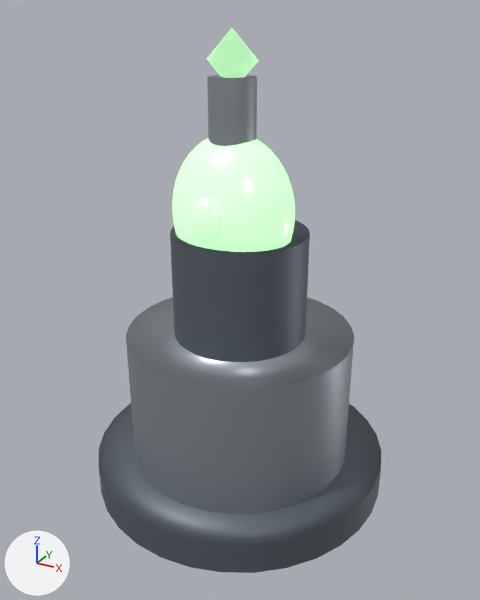
One commit to the glTF model public/assets/3d/towers/poison_l1.glb: the scene before it, then after it.
Rendered twice from a 50 mm camera at (1.72, -3.13, 2.77) aimed at (0.03, -0.05, 1.22). The lights are fixed; the arrows at lower left show +X, +Y and +Z. The older version comes first.

Script lines for the objects in view, before the commit:
```python
me_cylinder_1 = bpy.data.meshes.new('cylinder_1')
me_cylinder_1.from_pydata(...)  # 68 vertices, 128 faces; spans x -0.5..0.5, y -0.5..0.5, z -0.5..0.5
me_cylinder_1.materials.append(mat_steel)  # grey #acb2bb
me_octa_2 = bpy.data.meshes.new('octa_2')
me_octa_2.from_pydata([(0.0, 0.0, 0.5), (0.5, 0.0, 0.0), (0.0, -0.5, 0.0), (-0.5, 0.0, 0.0), (0.0, 0.5, 0.0), (0.0, 0.0, -0.5)], [], [(0, 1, 2), (0, 2, 3), (0, 3, 4), (0, 4, 1), (5, 2, 1), (5, 3, 2), (5, 4, 3), (5, 1, 4)])
me_octa_2.materials.append(mat_arcane)  # green #b6efb6, glowing green #b6efb6
me_sphere_2 = bpy.data.meshes.new('sphere_2')
me_sphere_2.from_pydata(...)  # 793 vertices, 1504 faces; spans x -0.5..0.5, y -0.5..0.5, z -0.5..0.5
me_sphere_2.materials.append(mat_arcane)  # green #b6efb6, glowing green #b6efb6
ob_base = bpy.data.objects.new('base', me_cylinder_1)
ob_base.parent = ob_towerroot
ob_base.location = (0.0, 0.0, 0.55)
ob_base.scale = (1.35, 1.35, 0.9)
ob_cap = bpy.data.objects.new('cap', me_octa_2)
ob_cap.parent = ob_turret
ob_cap.location = (0.0, -0.08, 0.98)
ob_cap.scale = (0.3, 0.3, 0.3)
ob_ember = bpy.data.objects.new('ember', me_sphere_2)
ob_ember.parent = ob_turret
ob_ember.location = (0.0, -0.35, 0.22)
ob_ember.scale = (0.2, 0.12, 0.24)
ob_vial = bpy.data.objects.new('vial', me_sphere_2)
ob_vial.parent = ob_turret
ob_vial.location = (0.0, -0.08, 0.2)
ob_vial.scale = (0.7, 0.55, 0.85)
# also in view: 'shaft' at (0.0, 0.0, 1.28); 'footing' at (0.0, 0.0, 0.1); 'neck' at (0.0, -0.08, 2.25)
```
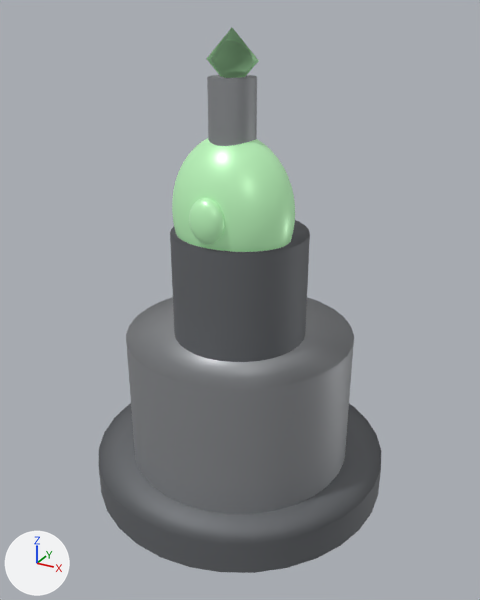
Edits to the bpy script that builds the scene:
```text
Add mat_arcane_l1:
    mat_arcane_l1 = principled_material('Arcane_L1')
    mat_arcane_l1.base_color = (0.467, 0.863, 0.467)  # green #b6efb6
    mat_arcane_l1.metallic = 0.165
    mat_arcane_l1.roughness = 0.37
    mat_arcane_l1.emission_color = (0.07, 0.129, 0.07)  # greyish green #4b654b
    mat_arcane_l1.emission_strength = 1.0
Change me_sphere_2:
    where me_sphere_2.from_pydata(...)  # 793 vertices, 1504 faces; spans x -0.5..0.5, y -0.5..0.5, z -0.5..0.5
    remove me_sphere_2.materials.append(mat_arcane)  # green #b6efb6, glowing green #b6efb6
    add me_sphere_2.materials.append(mat_arcane_l1)  # green #b6efb6
Change me_octa_2:
    where me_octa_2.from_pydata(...)  # 6 vertices, 8 faces; spans x -0.5..0.5, y -0.5..0.5, z -0.5..0.5
    remove me_octa_2.materials.append(mat_arcane)  # green #b6efb6, glowing green #b6efb6
    add me_octa_2.materials.append(mat_arcane_l1)  # green #b6efb6
```

What differs and where, as boxes (x1, y1, x2, y2) in the pictures (480 x 600 px):
'vial', recoloured (darker): (172, 138, 295, 252) in both
'cap', recoloured (darker): (207, 28, 259, 78) in both
'ember', recoloured (darker): (189, 198, 224, 244) in both
